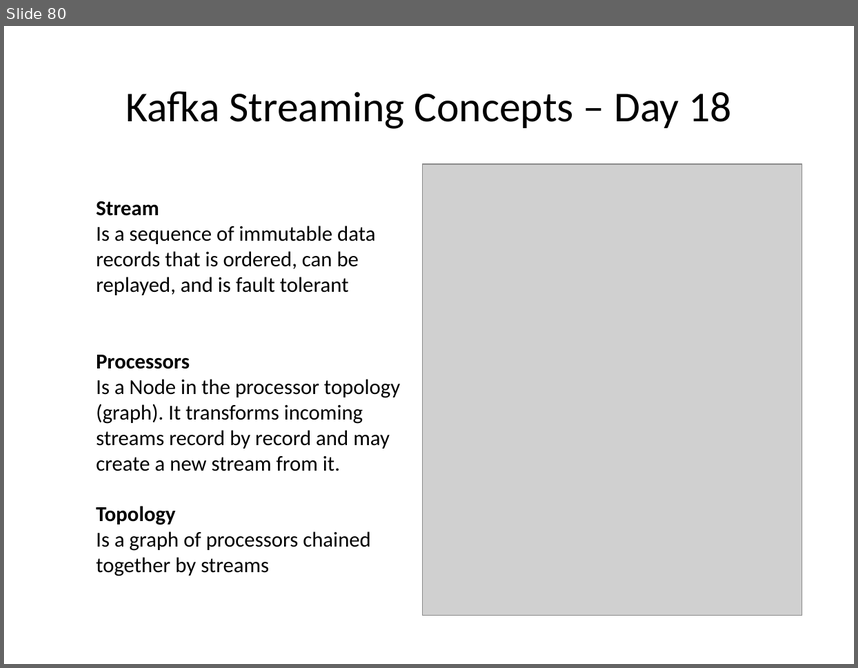
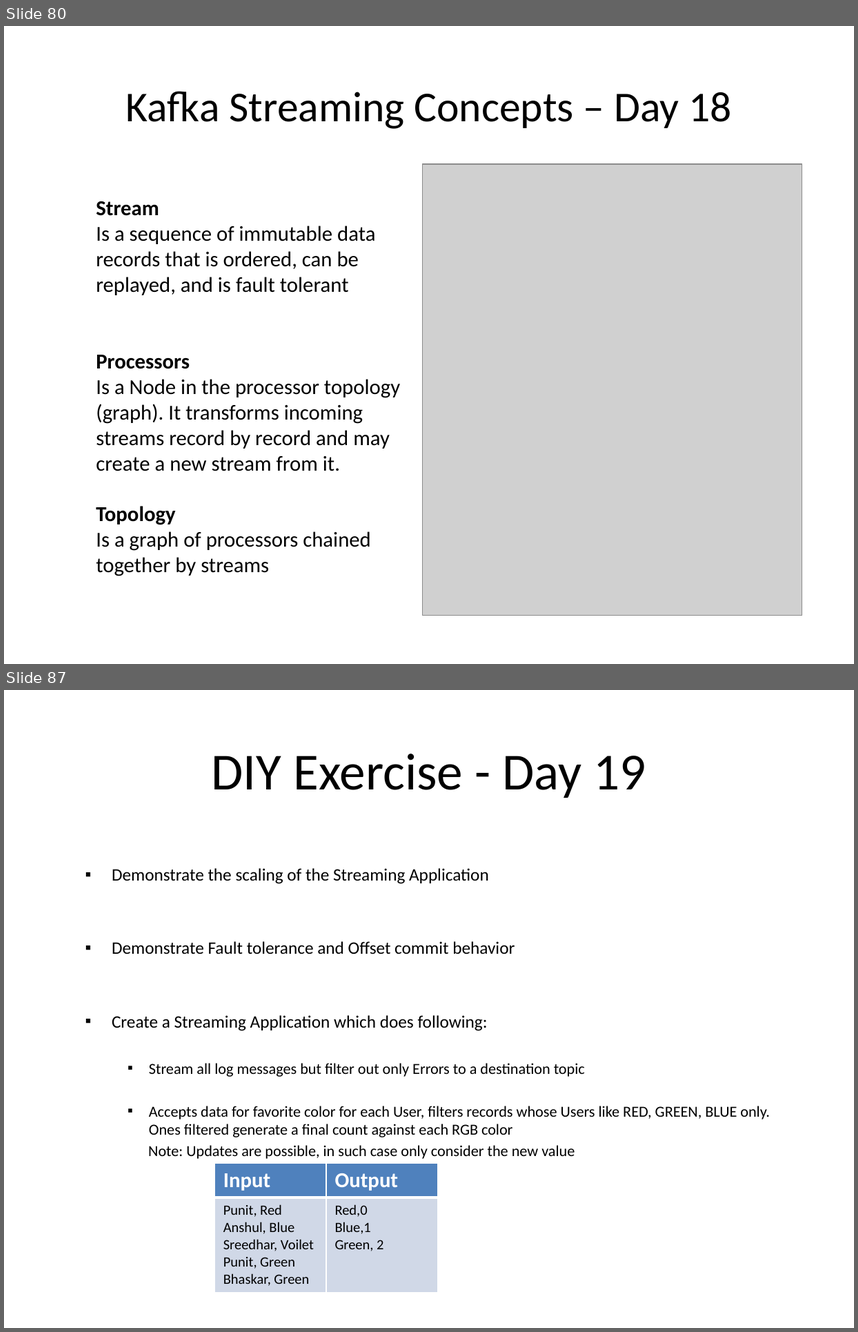
Before and after one commit to sreedharsingaraju/KafkaTutorials, a slide deck: PPT/Kafka-Teaching-Flow.pptx. Shown one above the other, each under a label of ours: slide 80 before the commit, slides 80 and 87 after it; the slides between them are not shown. The pictures are 858x668 and 858x1332 pixels, drawn with LibreOffice and Linux fonts; fonts in the diff are those of the drawing; grey boxes stand for pictures. Boxes give left, top, right and bottom in pixels: in the first picture for what was removed or moved away, otherwise in the second. Text is boxed around its words. In the diff, an @@ line names an element or a change of style, - is before the commit and + after.

```diff
--- a/PPT/Kafka-Teaching-Flow.pptx
+++ b/PPT/Kafka-Teaching-Flow.pptx
@@ slide 87 added at bbox=[4, 690, 854, 1328], background #FFFFFF @@
@@ title added at bbox=[211, 753, 646, 798], 44 pt, text #000000 @@
+DIY Exercise - Day 19
@@ text added at bbox=[112, 868, 770, 1159], 12.9 pt, text #000000 @@
+  ▪ Demonstrate the scaling of the Streaming Application
+  ▪ Demonstrate Fault tolerance and Offset commit behavior
+  ▪ Create a Streaming Application which does following:
+    ▪ Stream all log messages but filter out only Errors to a destination topic
+    ▪ Accepts data for favorite color for each User, filters records whose Users like RED, GREEN, BLUE only. Ones filtered generate a final count against each RGB color
+    Note: Updates are possible, in such case only consider the new value
@@ table added at bbox=[215, 1163, 437, 1290], 2 rows, 2 columns @@
+Input | Output
+Punit, Red / Anshul, Blue / Sreedhar, Voilet / Punit, Green / Bhaskar, Green | Red,0 / Blue,1 / Green, 2
```
Also in this commit, not shown: 2 slides changed, 6 other slides added, 2 other files.
